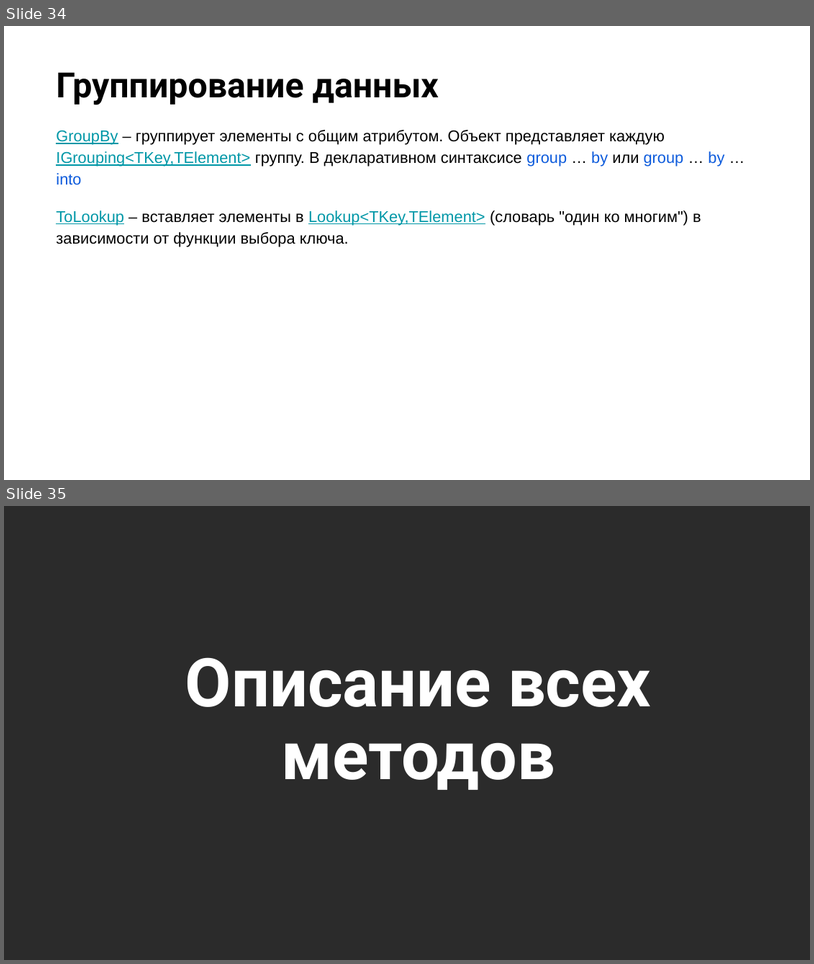
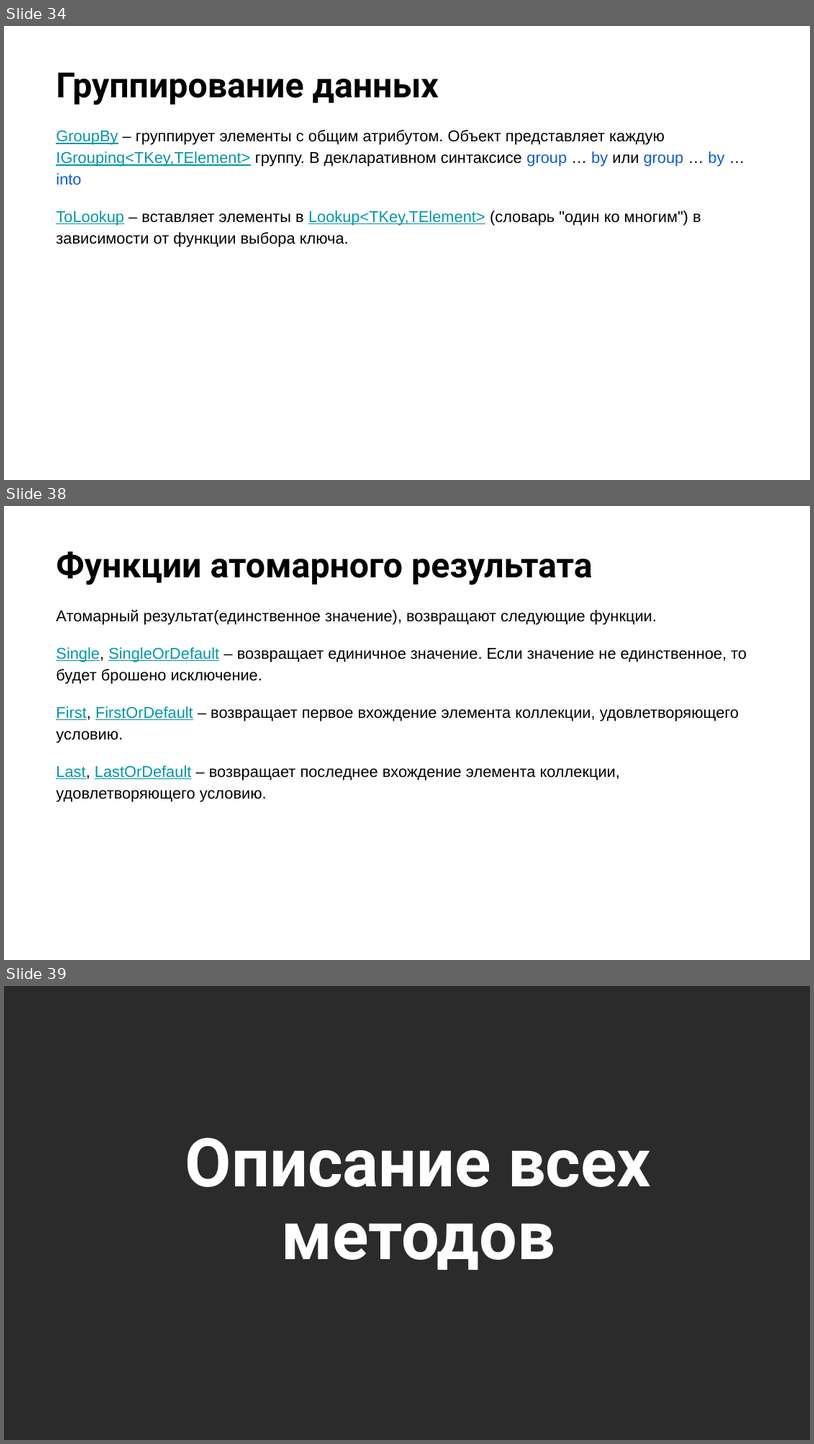
Before and after one commit to NilovPavel/LessonsLinq, a slide deck: LinqOperators.pptx. Shown one above the other, each under a label of ours: slides 34 and 35 before the commit, slides 34, 38 and 39 after it; the slides between them are not shown. The pictures are 814x964 and 814x1444 pixels, drawn with LibreOffice and Linux fonts; fonts in the diff are those of the drawing; background and template pictures are left out; a plain dark background stands for a picture behind light text. Boxes give left, top, right and bottom in pixels: in the first picture for what was removed or moved away, otherwise in the second. Text is boxed around its words. In the diff, an @@ line names an element or a change of style, - is before the commit and + after.

Commit message:
Добавлены операторы агрегации и атомарного результата.

```diff
--- a/LinqOperators.pptx
+++ b/LinqOperators.pptx
@@ slide 38 added at (4, 506, 810, 960), background picture (left out) @@
@@ title added at (56, 551, 593, 585), 31 pt, text #000000, bold @@
+Функции атомарного результата
@@ text added at (56, 609, 747, 801), 14 pt, text #000000 @@
+Атомарный результат(единственное значение), возвращают следующие функции.
+Single, SingleOrDefault – возвращает единичное значение. Если значение не единственное, то будет брошено исключение.
+First, FirstOrDefault – возвращает первое вхождение элемента коллекции, удовлетворяющего условию.
+Last, LastOrDefault – возвращает последнее вхождение элемента коллекции, удовлетворяющего условию.
@@ what was slide 35 is now slide 39 @@
```
Also in this commit, not shown: 3 slides changed, 3 other slides added, 1 other file.
